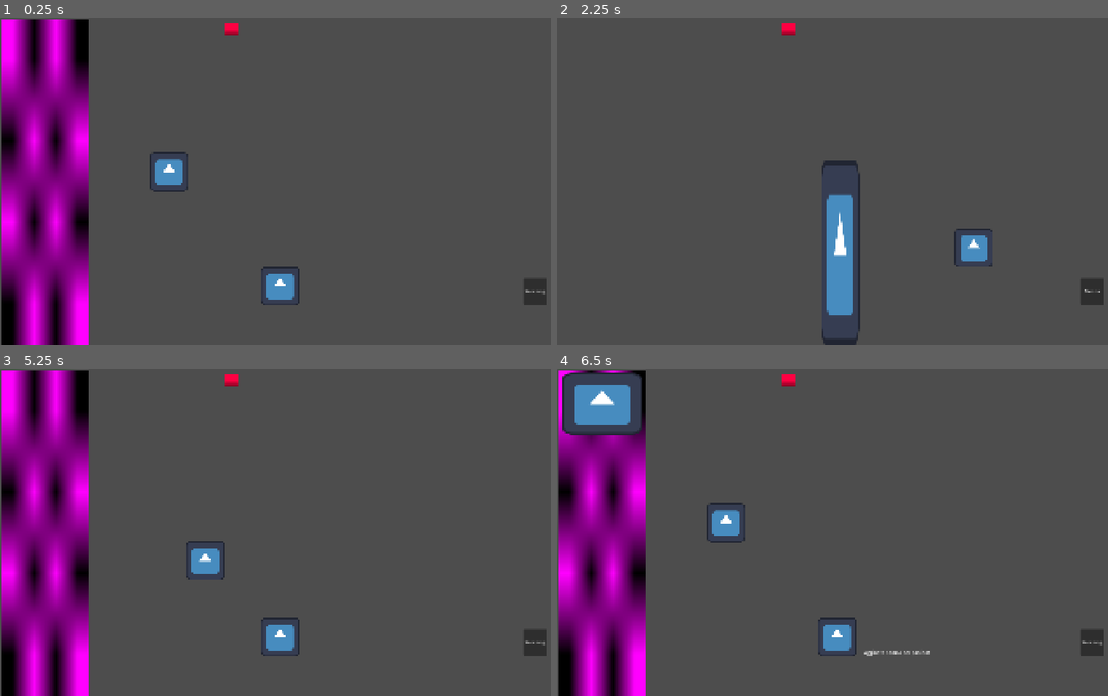
Above: before the commit, frames 1-4 (two rows, left to right).
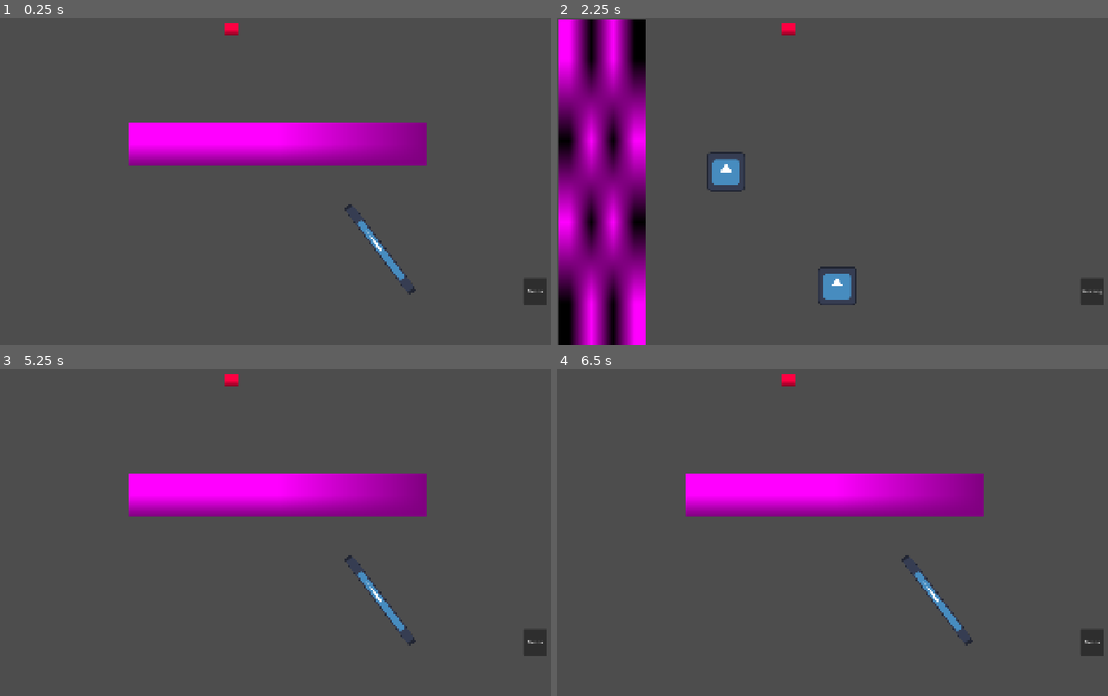
Above: after the commit, the same moments.

Repository: VulcanoHex/I-Need-To-Light-a-Cigarette
Game: Godot game, scene res://Scenes/world.tscn
Two runs of this game, one before a commit and one after it. Both use one fixed random seed, a clock stepped at 60 frames per second and the inputs below. The engine's default icon, where the game draws it, is replaced by a stand-in: a white triangle on a blue panel in a dark square.
Inputs (mouse positions are in pixels of both pictures, inside the frame that each line leads up to):
- Up to frame 1 (0.25 s): no input
- Up to frame 2 (2.25 s): click (1091, 292) at 0.5 s, where only the run before the commit has a clickable "Weezing"; click (1091, 292) at 1.25 s, where only the run before the commit has a clickable "Donna"; click (1091, 292) at 2 s, where only the run before the commit has a clickable "Weezing"
- Up to frame 3 (5.25 s): click (534, 643) at 2.75 s, where only the run before the commit has a clickable "Donna"; click (534, 643) at 3.5 s, where only the run before the commit has a clickable "Weezing"; click (534, 643) at 4.25 s, where only the run before the commit has a clickable "Donna"; tap Enter at 5 s; drag from (170, 522) to (281, 637) at 5.02 s
- Up to frame 4 (6.5 s): drag from (733, 548) to (838, 637) at 5.77 s

The runs differ from the first frame. In frame 1, 24% of the frame differs, in the area x 0-99%, y 0-100%; in frame 2, 19%; in frame 3, 24%; in frame 4, 23%.

Commit message:
add assets scontornati

Diff:
--- a/Scenes/world.tscn
+++ b/Scenes/world.tscn
@@ -9,6 +9,7 @@
 [ext_resource type="Script" uid="uid://bn26m2q0fdm10" path="res://Scripts/SmokeRoom.gd" id="7_o06y3"]
 [ext_resource type="Script" uid="uid://b8s0rcdf2u4ul" path="res://Scripts/area_cigarette.gd" id="8_5v1tr"]
 [ext_resource type="Script" uid="uid://ml8dh0ud3w41" path="res://Scripts/area_lighter.gd" id="8_k7acu"]
+[ext_resource type="Script" uid="uid://dibbwowt047bx" path="res://Scripts/match.gd" id="10_0fj1v"]
 
 [sub_resource type="RectangleShape2D" id="RectangleShape2D_1wt5t"]
 size = Vector2(128, 128)
@@ -24,6 +25,17 @@
 [sub_resource type="RectangleShape2D" id="RectangleShape2D_g4v7s"]
 size = Vector2(127, 124)
 
+[sub_resource type="CircleShape2D" id="CircleShape2D_g4v7s"]
+radius = 31.06445
+
+[sub_resource type="RectangleShape2D" id="RectangleShape2D_57qmd"]
+size = Vector2(44.029892, 288.58942)
+
+[sub_resource type="PlaceholderTexture2D" id="PlaceholderTexture2D_57qmd"]
+
+[sub_resource type="RectangleShape2D" id="RectangleShape2D_d0u6y"]
+size = Vector2(988, 139)
+
 [sub_resource type="PlaceholderTexture2D" id="PlaceholderTexture2D_yf5fn"]
 
 [node name="World" type="Node2D" unique_id=947603728]
@@ -33,6 +45,7 @@
 
 [node name="Kitchen" type="Node2D" parent="Player" unique_id=705213045]
 unique_name_in_owner = true
+visible = false
 
 [node name="FoodTable" type="Node2D" parent="Player/Kitchen" unique_id=1024811331]
 
@@ -95,7 +108,6 @@
 
 [node name="SmokeRoom" type="Node2D" parent="Player" unique_id=1828866032]
 unique_name_in_owner = true
-visible = false
 script = ExtResource("7_o06y3")
 
 [node name="GoToKitchen" type="Button" parent="Player/SmokeRoom" unique_id=1559058605]
@@ -115,6 +127,8 @@
 texture_progress = SubResource("PlaceholderTexture2D_g4v7s")
 
 [node name="Cigarette" type="Node2D" parent="Player/SmokeRoom" unique_id=619295634]
+visible = false
+position = Vector2(-799, -113)
 metadata/_edit_group_ = true
 
 [node name="areaCigarette" type="Area2D" parent="Player/SmokeRoom/Cigarette" unique_id=1892124314]
@@ -130,8 +144,8 @@
 shape = SubResource("RectangleShape2D_yf5fn")
 
 [node name="Lighter" type="Node2D" parent="Player/SmokeRoom" unique_id=522539455]
+visible = false
 position = Vector2(98, 114)
-metadata/_edit_group_ = true
 
 [node name="areaLighter" type="Area2D" parent="Player/SmokeRoom/Lighter" unique_id=497684855]
 script = ExtResource("8_k7acu")
@@ -143,6 +157,42 @@
 [node name="CollisionLighter" type="CollisionShape2D" parent="Player/SmokeRoom/Lighter/areaLighter" unique_id=490350990]
 position = Vector2(1282, 646)
 shape = SubResource("RectangleShape2D_g4v7s")
+
+[node name="Match" type="Node2D" parent="Player/SmokeRoom" unique_id=1661050001]
+position = Vector2(285, -2)
+metadata/_edit_group_ = true
+
+[node name="AreaMatch" type="Area2D" parent="Player/SmokeRoom/Match" unique_id=2112664049]
+script = ExtResource("10_0fj1v")
+
+[node name="SpriteMatch" type="Sprite2D" parent="Player/SmokeRoom/Match/AreaMatch" unique_id=772126358]
+position = Vector2(970, 765)
+rotation = -0.6440265
+scale = Vector2(0.25, 2.8125)
+texture = ExtResource("1_a02cp")
+
+[node name="CollisionCapocchia" type="CollisionShape2D" parent="Player/SmokeRoom/Match/AreaMatch" unique_id=243399193]
+position = Vector2(861, 622)
+shape = SubResource("CircleShape2D_g4v7s")
+
+[node name="CollisionMatch" type="CollisionShape2D" parent="Player/SmokeRoom/Match/AreaMatch" unique_id=1368542291]
+position = Vector2(992.0571, 792.0783)
+rotation = -0.6440265
+shape = SubResource("RectangleShape2D_57qmd")
+
+[node name="RedSide" type="Node2D" parent="Player/SmokeRoom" unique_id=672196319]
+metadata/_edit_group_ = true
+
+[node name="AreaRedSide" type="Area2D" parent="Player/SmokeRoom/RedSide" unique_id=203566546]
+
+[node name="SpriteRedSide" type="Sprite2D" parent="Player/SmokeRoom/RedSide/AreaRedSide" unique_id=1414343000]
+position = Vector2(917, 416)
+scale = Vector2(986.5, 140.25)
+texture = SubResource("PlaceholderTexture2D_57qmd")
+
+[node name="CollisionRedSide" type="CollisionShape2D" parent="Player/SmokeRoom/RedSide/AreaRedSide" unique_id=1697223179]
+position = Vector2(918, 415.5)
+shape = SubResource("RectangleShape2D_d0u6y")
 
 [node name="NicotineBar" type="TextureProgressBar" parent="Player" unique_id=704873316]
 modulate = Color(1, 1, 0.25882354, 1)
--- a/Scripts/area_cigarette.gd
+++ b/Scripts/area_cigarette.gd
@@ -14,24 +14,24 @@
 
 
 # Called every frame. 'delta' is the elapsed time since the previous frame.
-func _process(delta: float) -> void:
-	if on_fire:
-		if time_of < time_to_light:
-			time_of += delta
-		else:
-			lighted = true
-			on_fire = false
-			print("sono accesa")
-			time_to_smoke.emit()
-	else:
-		if time_of > 0 and not lighted:
-			time_of -= delta
-		else:
-			time_of = 0.0
-	pass
+#func _process(delta: float) -> void:
+	#if on_fire:
+		#if time_of < time_to_light:
+			#time_of += delta
+		#else:
+			#lighted = true
+			#on_fire = false
+			#print("sono accesa")
+			#time_to_smoke.emit()
+	#else:
+		#if time_of > 0 and not lighted:
+			#time_of -= delta
+		#else:
+			#time_of = 0.0
+	#pass
 
 func _on_area_shape_entered(area_rid: RID, area: Area2D, area_shape_index: int, local_shape_index: int) -> void:
-	print("im in")
+	print(area)
 	if not lighted:
 		on_fire = true
 	pass
--- /dev/null
+++ b/Scripts/match.gd
@@ -0,0 +1,31 @@
+extends Area2D
+var is_dragging: bool = false
+var drag_offset: Vector2 = Vector2.ZERO
+var start_position: Vector2 = Vector2.ZERO
+
+# Called when the node enters the scene tree for the first time.
+func _ready() -> void:
+	pass # Replace with function body.
+
+func _unhandled_input(event: InputEvent) -> void:
+	if not is_dragging:
+		return
+
+	if event is InputEventMouseMotion:
+		global_position = get_global_mouse_position() + drag_offset
+
+	elif event is InputEventMouseButton and event.button_index == MOUSE_BUTTON_LEFT and not event.pressed:
+		is_dragging = false
+		global_position = start_position
+
+func _input_event(_viewport: Node, event: InputEvent, _shape_idx: int) -> void:
+	if event is InputEventMouseButton and event.button_index == MOUSE_BUTTON_LEFT:
+		if event.pressed:
+			is_dragging = true
+			# Save the current position as the start position before moving
+			start_position = global_position
+			drag_offset = global_position - get_global_mouse_position()
+
+# Called every frame. 'delta' is the elapsed time since the previous frame.
+func _process(delta: float) -> void:
+	pass
Binary file added: Assets/images/0faf571b-c721-4c1c-801b-e5e468b3830c-Photoroom.png
Binary file added: Assets/images/211d731f-f3ac-495e-aee3-7f9f83cfd597-Photoroom.png
Binary file added: Assets/images/23280abf-5f35-4ba7-a548-9ce62bf1d6bc-Photoroom.png
Binary file added: Assets/images/237d89f1-9644-4499-81cd-b847cbe22848-Photoroom.png
Binary file added: Assets/images/287484e4-2159-4bab-b7f9-ba9cb71f1b22-Photoroom.png
Binary file added: Assets/images/2a84690d-3b56-462d-a428-81138dbd1ce9-Photoroom.png
Binary file added: Assets/images/30ccb784-6a2c-428e-96cf-fb26bb1e928f-Photoroom.png
Binary file added: Assets/images/35352737-8b7c-4ccb-b1b4-0298deb1ce23-Photoroom.png
Binary file added: Assets/images/35aa6550-718d-48ee-9c16-55899250783d-Photoroom.png
Binary file added: Assets/images/47785b26-c90d-4eeb-8820-c80595856022-Photoroom.png
Binary file added: Assets/images/4ab9f1bb-725c-4edd-b880-3cf58599dafd-Photoroom.png
Binary file added: Assets/images/57f4d7b2-2d7a-4203-a7f4-78b2b676bd67.png
(and 27 more such lines)
